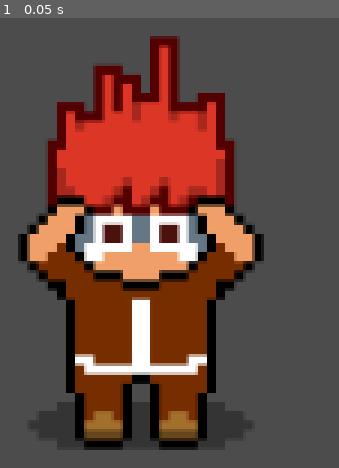
Above: before the commit, frame 1.
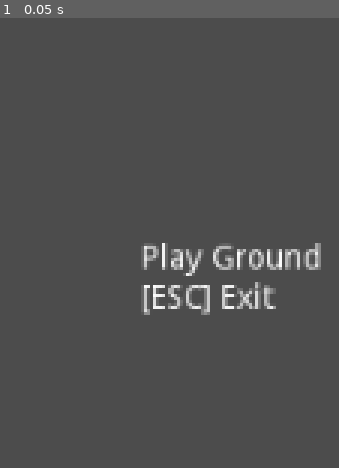
Above: after the commit, the same moment.

Repository: R2Road/godot_playground
Game: Godot game, scene res://PlayGround.tscn
Same seed, same stepped clock (60 frames per second), same inputs: the game is played once before the commit and once after it. Before the commit the project starts from res://gds_step_03_sprite/gds_step_sprite_InstanceScene02.tscn.
Inputs:
- Up to frame 1 (0.05 s): no input

The runs differ from the first frame. In frame 1, 42% of the frame differs, in the area x 5-95%, y 4-96%.

Commit message:
add scene : PlayGround

Diff:
--- /dev/null
+++ b/2d_ground/PlayGround.gd
@@ -0,0 +1,10 @@
+extends Node2D
+
+var title_string = \
+	"Play Ground" \
+	+ "\n" \
+	+ "[ESC] Exit"
+
+func _ready():
+	var summury_node = get_node( "Summury" )
+	summury_node.text = title_string
--- /dev/null
+++ b/2d_ground/PlayGround.tscn
@@ -0,0 +1,20 @@
+[gd_scene load_steps=2 format=2]
+
+[ext_resource path="res://PlayGround.gd" type="Script" id=1]
+
+[node name="PlayGround" type="Node2D"]
+script = ExtResource( 1 )
+
+[node name="Summury" type="Label" parent="."]
+anchor_left = 0.5
+anchor_top = 0.5
+anchor_right = 0.5
+anchor_bottom = 0.5
+margin_left = 512.0
+margin_top = 300.0
+margin_right = 601.0
+margin_bottom = 314.0
+text = "+ Play Ground"
+__meta__ = {
+"_edit_use_anchors_": false
+}
--- a/2d_ground/project.godot
+++ b/2d_ground/project.godot
@@ -16,7 +16,7 @@
 [application]
 
 config/name="2d_ground"
-run/main_scene="res://gds_step_03_sprite/gds_step_sprite_InstanceScene02.tscn"
+run/main_scene="res://PlayGround.tscn"
 config/icon="res://icon.png"
 
 [rendering]
